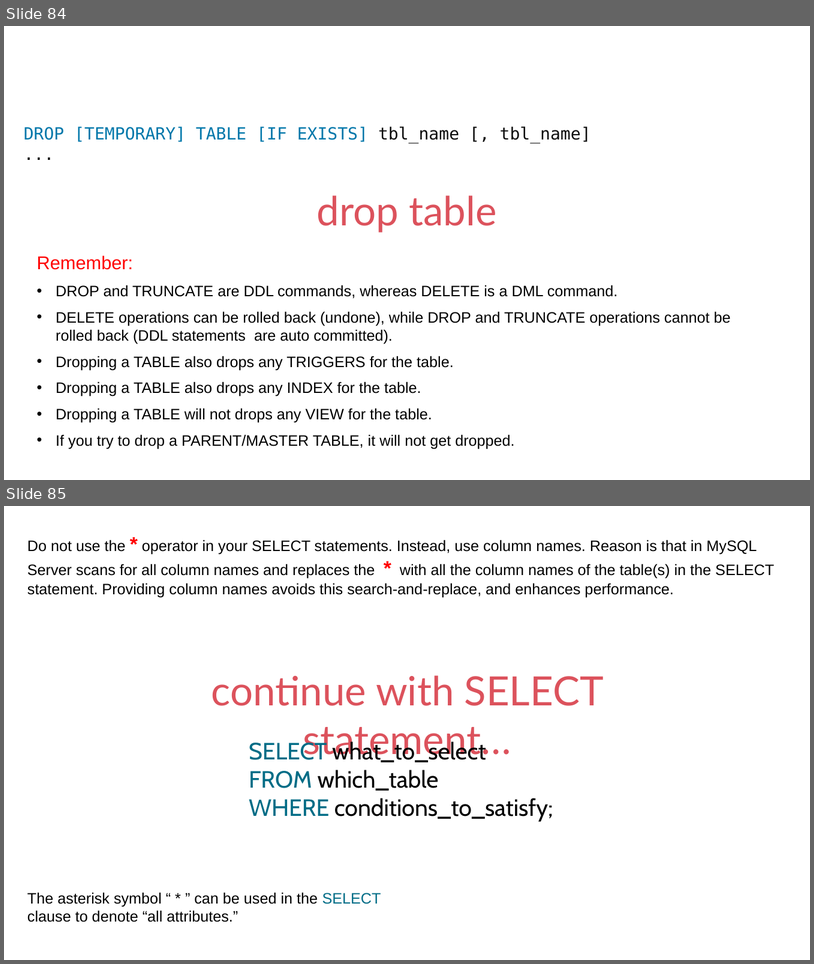
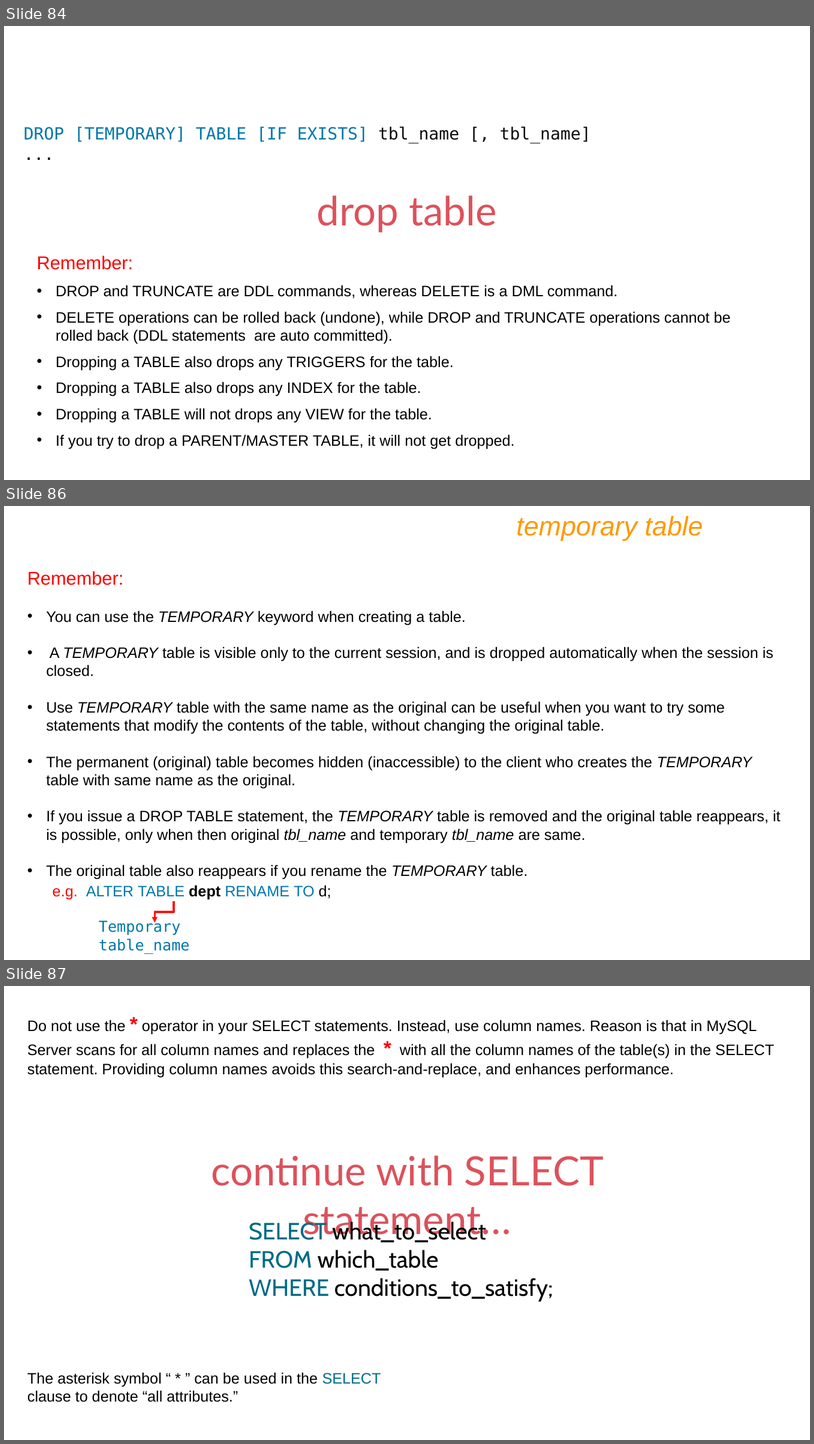
Before and after one commit to RajnishJadhav/DBT, a slide deck: IET MySQL PPT Ver9.pptx. Shown one above the other, each under a label of ours: slides 84 and 85 before the commit, slides 84, 86 and 87 after it; the slides between them are not shown. The pictures are 814x964 and 814x1444 pixels, drawn with LibreOffice and Linux fonts; fonts in the diff are those of the drawing. Boxes give left, top, right and bottom in pixels: in the first picture for what was removed or moved away, otherwise in the second. Text is boxed around its words. In the diff, an @@ line names an element or a change of style, - is before the commit and + after.

```diff
--- a/IET MySQL PPT Ver9.pptx
+++ b/IET MySQL PPT Ver9.pptx
@@ slide 86 added at box(4, 506, 810, 960), background #FFFFFF @@
@@ text added at box(516, 516, 703, 541), 32 pt, text #FF9900, italic @@
+temporary table
@@ text added at box(27, 571, 781, 899), 18 pt, text #000000 @@
+Remember:
+• You can use the TEMPORARY keyword when creating a table.
+• A TEMPORARY table is visible only to the current session, and is dropped automatically when the session is closed.
+• Use TEMPORARY table with the same name as the original can be useful when you want to try some statements that modify the contents of the table, without changing the original table.
+• The permanent (original) table becomes hidden (inaccessible) to the client who creates the TEMPORARY table with same name as the original.
+• If you issue a DROP TABLE statement, the TEMPORARY table is removed and the original table reappears, it is possible, only when then original tbl_name and temporary tbl_name are same.
+• The original table also reappears if you rename the TEMPORARY table.
+e.g. ALTER TABLE dept RENAME TO d;
@@ elbow arrow added from (174, 901) to (155, 922), #FE1212 2.25 pt @@
@@ text added at box(99, 919, 190, 954), 18 pt, text #0077AA @@
+Temporary table_name
@@ what was slide 85 is now slide 87 @@
```
Also in this commit, not shown: 4 slides changed, 27 other slides added, 2 other files.
